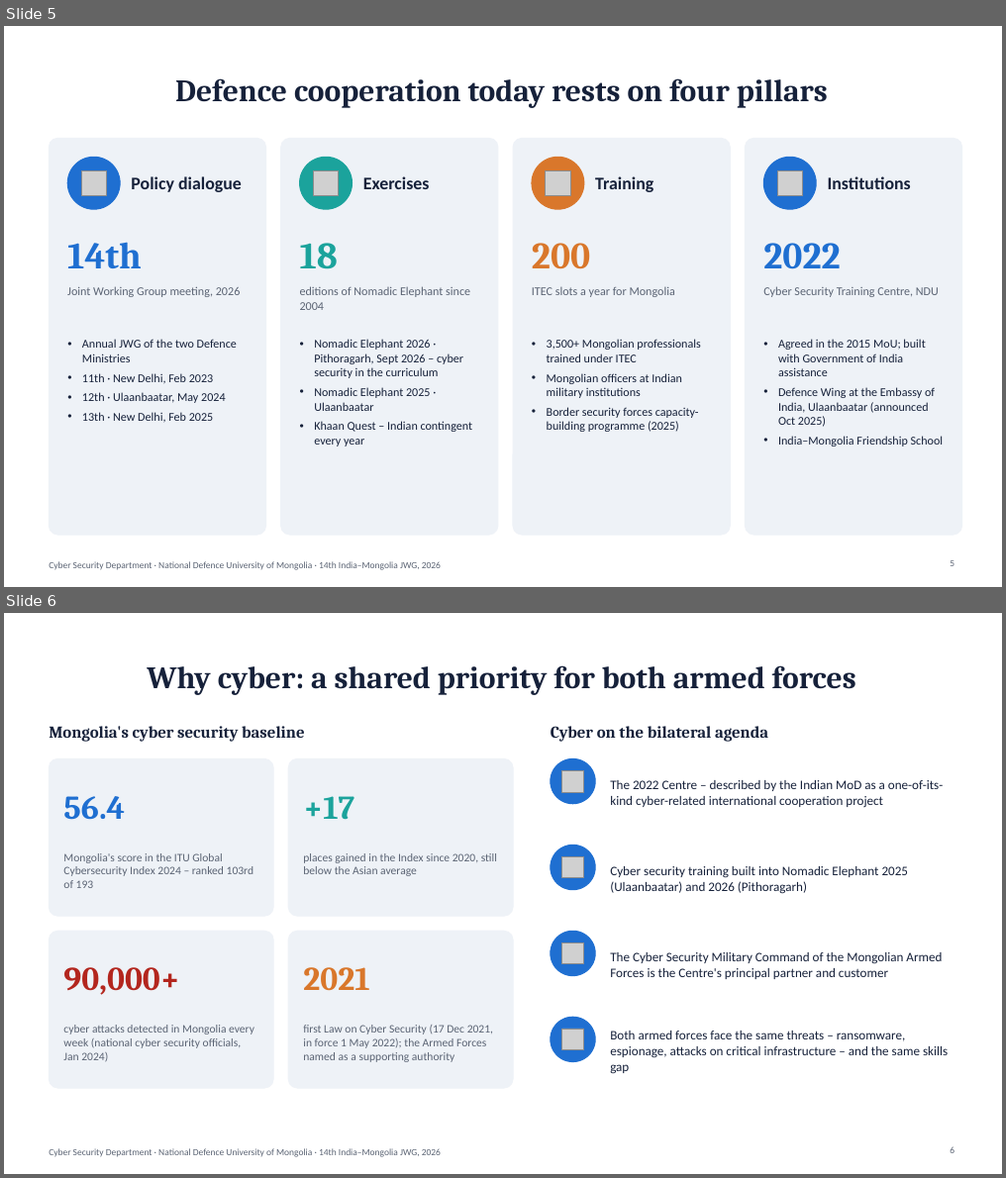
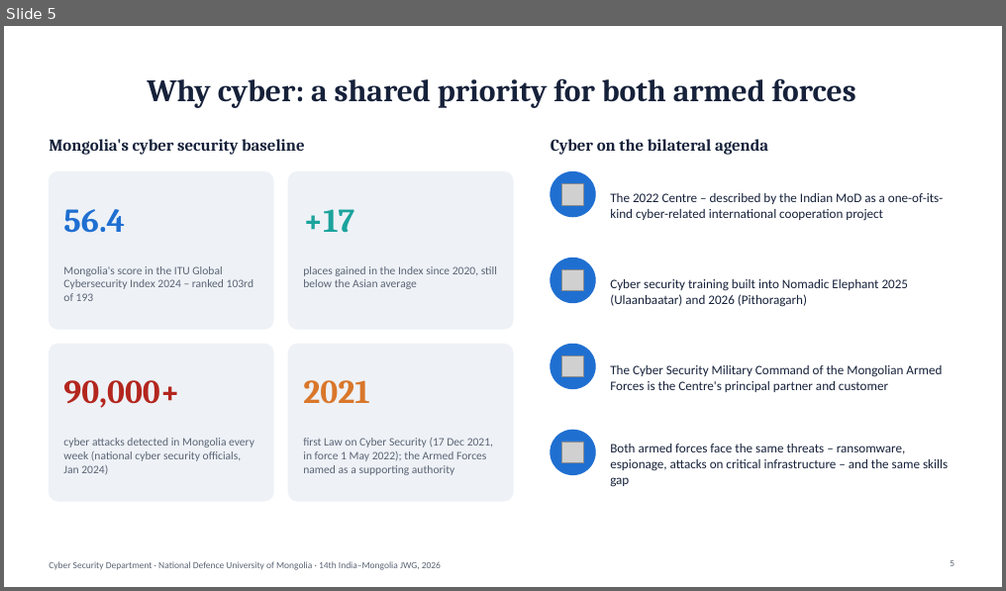
Before and after one commit to Cyber0101010101/research-material, a slide deck: india-cyber-cooperation/india_mongolia_cyber_cooperation.pptx. Shown one above the other, each under a label of ours: slides 5 and 6 before the commit, slide 5 after it. The pictures are 1006x1178 and 1006x591 pixels, drawn with LibreOffice and Linux fonts; fonts in the diff are those of the drawing; grey boxes stand for pictures. Boxes give left, top, right and bottom in pixels: in the first picture for what was removed or moved away, otherwise in the second. Text is boxed around its words. In the diff, an @@ line names an element or a change of style, - is before the commit and + after.

```diff
--- a/india-cyber-cooperation/india_mongolia_cyber_cooperation.pptx
+++ b/india-cyber-cooperation/india_mongolia_cyber_cooperation.pptx
@@ slide 5 removed at (x1=4, y1=26, x2=1002, y2=587), background #FFFFFF; not listed: 1 template element that a slide beside it also shows @@
@@ title removed at (x1=175, y1=78, x2=828, y2=108) @@
-Defence cooperation today rests on four pillars
@@ rounded rectangle removed at (x1=49, y1=138, x2=266, y2=535) @@
@@ rounded rectangle removed at (x1=281, y1=138, x2=498, y2=535) @@
@@ rounded rectangle removed at (x1=513, y1=138, x2=731, y2=535) @@
@@ rounded rectangle removed at (x1=746, y1=138, x2=962, y2=535) @@
@@ ellipse removed at (x1=67, y1=157, x2=120, y2=209) @@
@@ picture removed at (x1=81, y1=171, x2=107, y2=196) @@
@@ ellipse removed at (x1=300, y1=157, x2=352, y2=209) @@
@@ picture removed at (x1=313, y1=171, x2=339, y2=196) @@
@@ ellipse removed at (x1=532, y1=157, x2=584, y2=209) @@
@@ picture removed at (x1=546, y1=171, x2=570, y2=196) @@
@@ ellipse removed at (x1=764, y1=157, x2=816, y2=209) @@
@@ picture removed at (x1=777, y1=171, x2=803, y2=196) @@
@@ text removed at (x1=131, y1=176, x2=242, y2=192) @@
-Policy dialogue
@@ text removed at (x1=363, y1=176, x2=430, y2=189) @@
-Exercises
@@ text removed at (x1=595, y1=176, x2=653, y2=192) @@
-Training
@@ text removed at (x1=828, y1=176, x2=911, y2=189) @@
-Institutions
@@ text removed at (x1=67, y1=242, x2=142, y2=269) @@
-14th
@@ text removed at (x1=300, y1=243, x2=338, y2=270) @@
-18
@@ text removed at (x1=532, y1=243, x2=590, y2=270) @@
-200
@@ text removed at (x1=763, y1=243, x2=841, y2=270) @@
-2022
@@ text removed at (x1=67, y1=286, x2=240, y2=297) @@
-Joint Working Group meeting, 2026
@@ text removed at (x1=300, y1=286, x2=470, y2=310) @@
-editions of Nomadic Elephant since 2004
@@ text removed at (x1=532, y1=287, x2=675, y2=297) @@
-ITEC slots a year for Mongolia
@@ text removed at (x1=763, y1=286, x2=939, y2=297) @@
-Cyber Security Training Centre, NDU
@@ text removed at (x1=82, y1=339, x2=237, y2=423) @@
-• Annual JWG of the two Defence Ministries
-• 11th · New Delhi, Feb 2023
-• 12th · Ulaanbaatar, May 2024
-• 13th · New Delhi, Feb 2025
@@ text removed at (x1=314, y1=339, x2=473, y2=447) @@
-• Nomadic Elephant 2026 · Pithoragarh, Sept 2026 – cyber security in the curriculum
-• Nomadic Elephant 2025 · Ulaanbaatar
-• Khaan Quest – Indian contingent every year
@@ text removed at (x1=547, y1=339, x2=700, y2=432) @@
-• 3,500+ Mongolian professionals trained under ITEC
-• Mongolian officers at Indian military institutions
-• Border security forces capacity-building programme (2025)
@@ text removed at (x1=778, y1=339, x2=944, y2=447) @@
-• Agreed in the 2015 MoU; built with Government of India assistance
-• Defence Wing at the Embassy of India, Ulaanbaatar (announced Oct 2025)
-• India–Mongolia Friendship School
@@ page number removed at (x1=949, y1=561, x2=954, y2=567) @@
-5
@@ what was slide 6 is now slide 5 @@
```
Also in this commit, not shown: 7 slides changed, 2 other slides removed, 12 other files.
